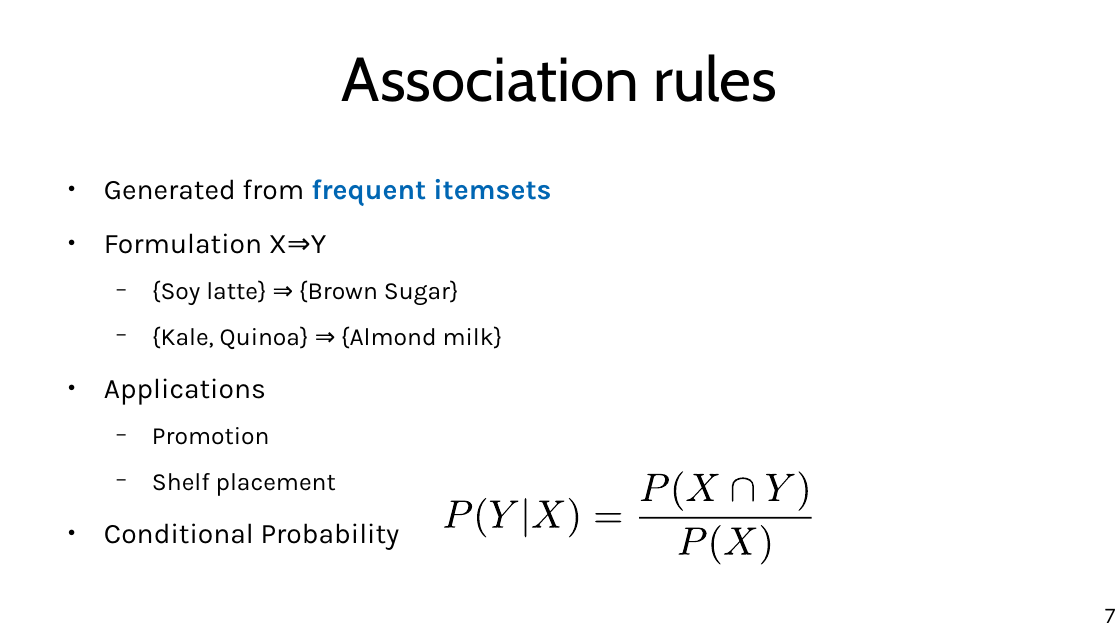
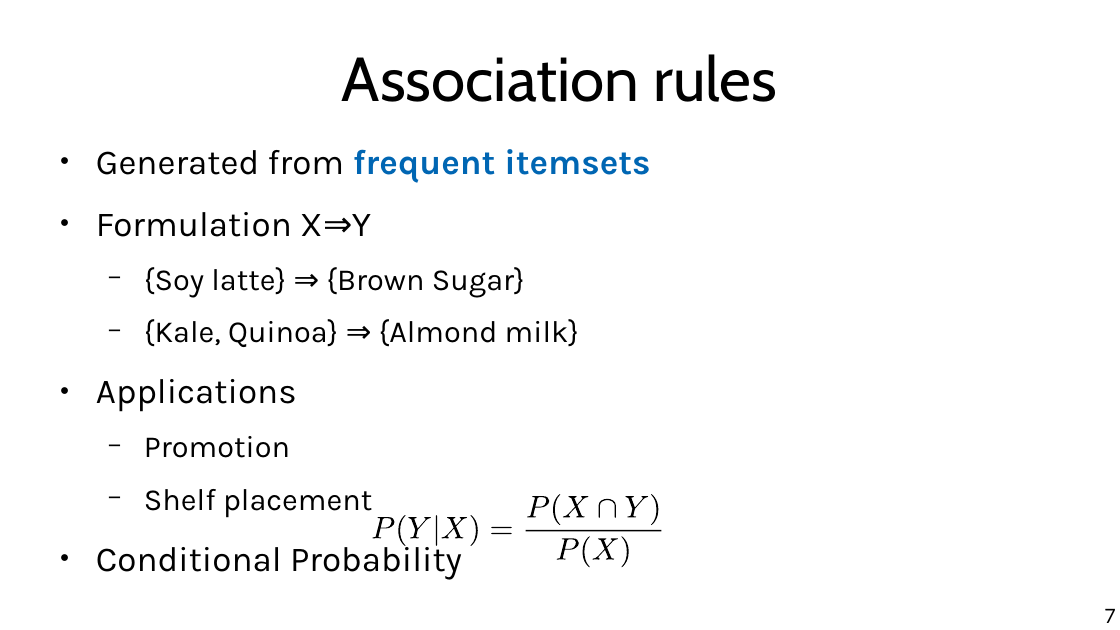
Before and after one commit to marco-calautti/data-mining-course, a slide deck: slide 7 of theory/odp/tt11_itemsets.odp. Drawn at 1120x630 pixels with LibreOffice and Linux fonts; fonts in the diff are those of the drawing. Boxes give left, top, right and bottom in pixels: in the first picture for what was removed or moved away, otherwise in the second. Text is boxed around its words. In the diff, an @@ line names an element or a change of style, - is before the commit and + after.

```diff
--- a/theory/odp/tt11_itemsets.odp
+++ b/theory/odp/tt11_itemsets.odp
@@ text "Generated from frequent itemsets": place and size @@
-text "Generated from frequent itemsets" at box(104, 179, 551, 550)
+text "Generated from frequent itemsets" at box(96, 149, 650, 518)
@@ text "Generated from frequent itemsets" at box(96, 149, 650, 518): size 20 to 24.8 pt in "Generated from frequent itemsets", "Formulation X⇒Y", "Applications", "Conditional Probability"; size 17.5 to 21.7 pt in "{Soy latte} ⇒ {Brown Sugar}", "{Kale, Quinoa} ⇒ {Almond milk}", "Promotion", "Shelf placement" @@
@@ freeform shape removed at box(687, 475, 720, 502) @@
@@ freeform shape removed at box(766, 475, 795, 502) @@
@@ freeform shape removed at box(799, 472, 808, 511) @@
@@ freeform shape: place and size @@
-freeform shape at box(533, 501, 565, 528)
+freeform shape at box(527, 496, 550, 517)
@@ freeform shape: place and size @@
-freeform shape at box(569, 498, 578, 538)
+freeform shape at box(553, 494, 560, 524)
@@ freeform shape: place and size @@
-freeform shape at box(596, 513, 622, 522)
+freeform shape at box(563, 496, 588, 517)
@@ freeform shape: place and size @@
-freeform shape at box(732, 478, 754, 502)
+freeform shape at box(599, 499, 616, 518)
@@ freeform shape: place and size @@
-freeform shape at box(641, 475, 670, 502)
+freeform shape at box(626, 496, 648, 517)
@@ freeform shape: place and size @@
-freeform shape at box(674, 472, 683, 511)
+freeform shape at box(651, 494, 659, 524)
@@ freeform shape added at box(372, 517, 394, 539), fill #000000 @@
@@ freeform shape added at box(398, 515, 406, 546), fill #000000 @@
@@ freeform shape added at box(409, 517, 431, 539), fill #000000 @@
@@ freeform shape: place and size @@
-freeform shape at box(524, 498, 526, 538)
+freeform shape at box(436, 515, 437, 546)
@@ freeform shape: place and size @@
-freeform shape at box(444, 501, 473, 528)
+freeform shape at box(442, 517, 468, 539)
@@ freeform shape: place and size @@
-freeform shape at box(478, 498, 487, 538)
+freeform shape at box(471, 515, 478, 546)
@@ freeform shape: place and size @@
-freeform shape at box(490, 501, 518, 528)
+freeform shape at box(491, 527, 511, 535)
@@ freeform shape: place and size @@
-freeform shape at box(639, 517, 812, 519)
+freeform shape at box(526, 531, 662, 532)
@@ freeform shape: place and size @@
-freeform shape at box(725, 527, 757, 555)
+freeform shape at box(557, 539, 579, 560)
@@ freeform shape: place and size @@
-freeform shape at box(761, 525, 770, 565)
+freeform shape at box(582, 537, 589, 567)
@@ freeform shape: place and size @@
-freeform shape at box(679, 527, 707, 555)
+freeform shape at box(593, 539, 618, 560)
@@ freeform shape: place and size @@
-freeform shape at box(711, 525, 721, 565)
+freeform shape at box(622, 537, 629, 567)
```
Also in this commit, not shown: 17 other slides changed, 3 slides added, 2 other files.
